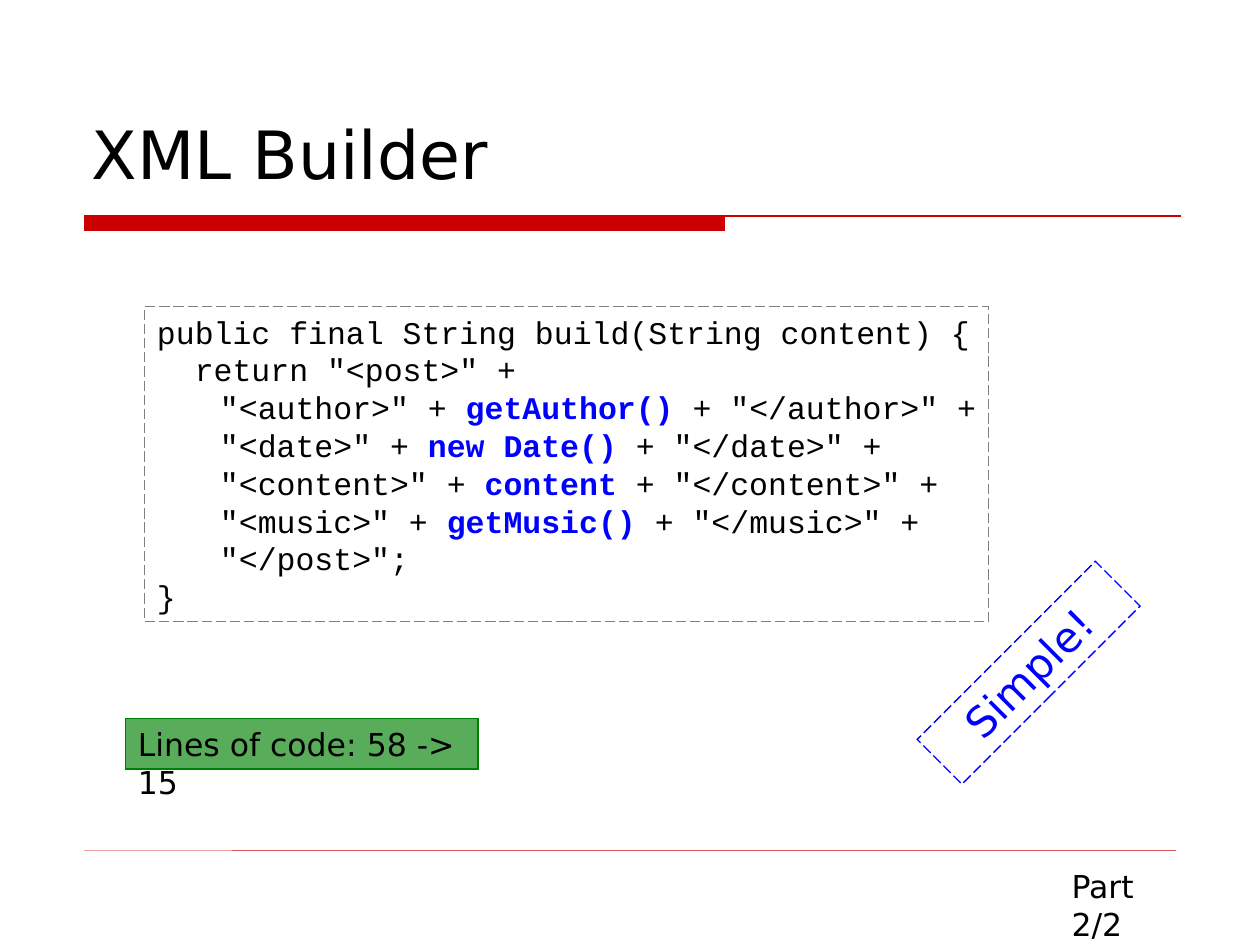
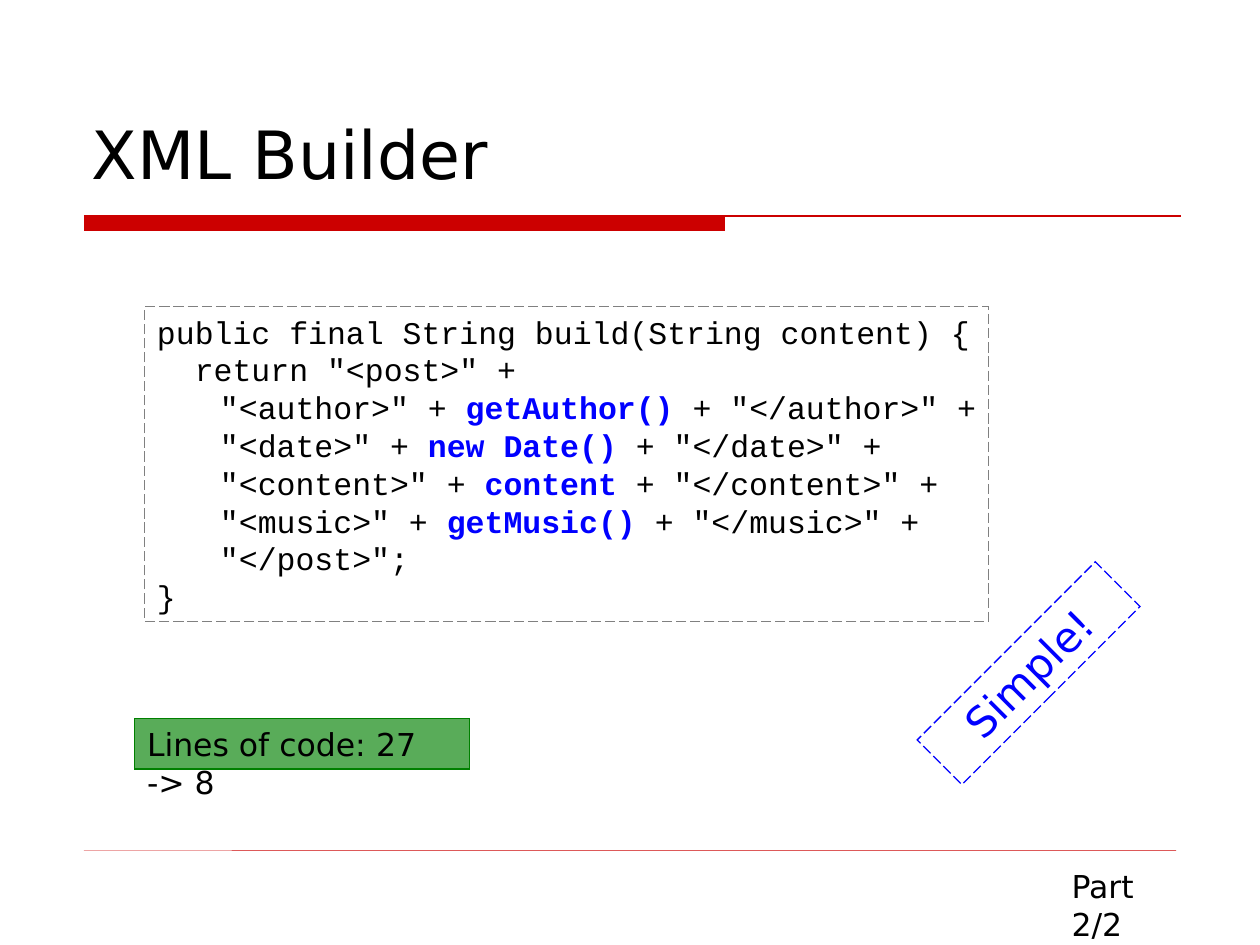
Before and after one commit to asolntsev/presentations, a slide deck: slide 23 of wtf-code/WTF_code.topconf.en.ppt. Drawn at 1260x945 pixels with LibreOffice and Linux fonts; fonts in the diff are those of the drawing; background and template pictures are left out. Boxes give left, top, right and bottom in pixels: in the first picture for what was removed or moved away, otherwise in the second. Text is boxed around its words. In the diff, an @@ line names an element or a change of style, - is before the commit and + after.

```diff
--- a/wtf-code/WTF_code.topconf.en.ppt
+++ b/wtf-code/WTF_code.topconf.en.ppt
@@ rectangle "Lines of code: 27 -> ...": place and size @@
-rectangle "Lines of code: 27 -> ..." at bbox=[126, 718, 479, 769]
+rectangle "Lines of code: 27 -> ..." at bbox=[135, 718, 470, 769]
@@ text in rectangle at bbox=[147, 732, 416, 795]: text changed @@
-Lines of code: 58 -> 15
+Lines of code: 27 -> 8
```
Also in this commit, not shown: 18 other slides changed, 1 slide added, 2 slides removed.
